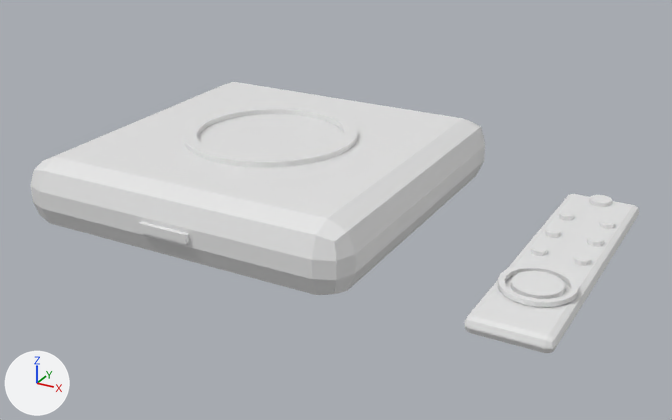
One commit to the glTF model BAMF/wwwroot/view3d/models/streamer.glb: the scene before it, then after it.
Before and after are seen from a camera (50 mm lens) standing at (0.781, -1.465, 0.743) and looking at (-0.006, -0.035, 0.028). The axes (+X, +Y, +Z) are drawn at lower left. The lights are the same throughout. The older version comes first. Vertices at exactly the same position are counted once.

In view in the first picture: 'b_final'.
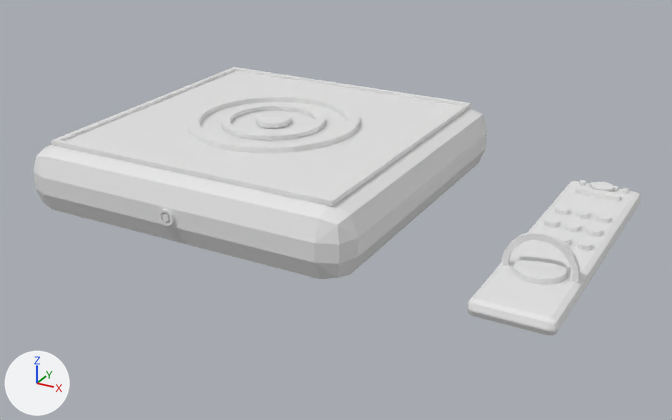
Boxes [x1, y1, x2, y2] around the edits, measured in the pictures (672 x 420 px; the box of a moved part takes in the faces that stretch with it):
'b_final', reshaped
    before: [31, 82, 639, 353]
    after: [33, 67, 641, 335]
part 1 of me_b_box_448, moved or reshaped
    before: [31, 82, 485, 295]
    after: [33, 71, 487, 279]
part 2 of me_b_box_448, moved or reshaped
    before: [184, 106, 357, 168]
    after: [186, 94, 359, 153]
part 3 of me_b_box_448, added
    after: [256, 112, 291, 128]
part 4 of me_b_box_448, added
    after: [162, 213, 170, 222]
part 5 of me_b_box_448, rebuilt
    before: [464, 194, 639, 353]
    after: [467, 181, 641, 335]
part 6 of me_b_box_448, deleted
    before: [138, 195, 615, 307]
part 7 of me_b_box_448, added
    after: [501, 180, 629, 285]
part 8 of me_b_box_448, added
    after: [51, 67, 471, 279]
part 9 of me_b_box_448, added
    after: [158, 209, 175, 226]

The change, as a diff of the scene's bpy script:
```diff
--- a/BAMF/wwwroot/view3d/models/streamer.glb.py
+++ b/BAMF/wwwroot/view3d/models/streamer.glb.py
@@ me_b_box_448 @@
 # used by ob_b_final; location = (0.0, 0.0, 0.0)
-me_b_box_448.from_pydata(...)  # 564 vertices, 1064 faces; spans x -0.5..0.5, y -0.358..0.358, z 0.0..0.154
+me_b_box_448.from_pydata(...)  # 1116 vertices, 2016 faces; spans x -0.5..0.5, y -0.352..0.352, z 0.0..0.182
+# me_b_box_448 part 1: the loose piece of 56 vertices spanning x -0.5..0.175, y -0.351..0.324, z 0.008..0.143 is scaled about its middle by 0.993, then moved by (0.004, 0.003, 0.027)
+# me_b_box_448 part 2: the loose piece of 128 vertices spanning x -0.331..0.006, y -0.182..0.156, z 0.143..0.154 is scaled about its middle by 0.993, then moved by (0.004, 0.003, 0.027)
+# me_b_box_448 part 3: a new loose piece, a 14-sided cylinder along z spanning x -0.191..-0.125, y -0.044..0.023, z 0.172..0.182
+# me_b_box_448 part 4: a new loose piece, an 8-sided cylinder along y spanning x -0.165..-0.151, y -0.3516..-0.3449, z 0.0961..0.1101
+# me_b_box_448 part 5: the loose piece of 56 vertices spanning x 0.357..0.5, y -0.3..0.274, z 0.0..0.03 is rebuilt with 56 vertices and now spans x 0.358..0.5, y -0.295..0.275, z 0.028..0.057
+# me_b_box_448 part 6: 15 loose pieces with 324 vertices, spanning x -0.448..0.492, y -0.358..0.358, z 0.0..0.089, are deleted
+# me_b_box_448 part 7: 324 vertices added at x 0.366..0.492, y -0.195..0.262, z 0.0..0.126
+# me_b_box_448 part 8: 240 vertices added at x -0.451..0.135, y -0.304..0.35, z 0.028..0.179
+# me_b_box_448 part 9: 48 vertices added at x -0.173..-0.143, y -0.352..-0.345, z 0.088..0.118
+# other edits to the shape of me_b_box_448 do not show in these pictures
```
